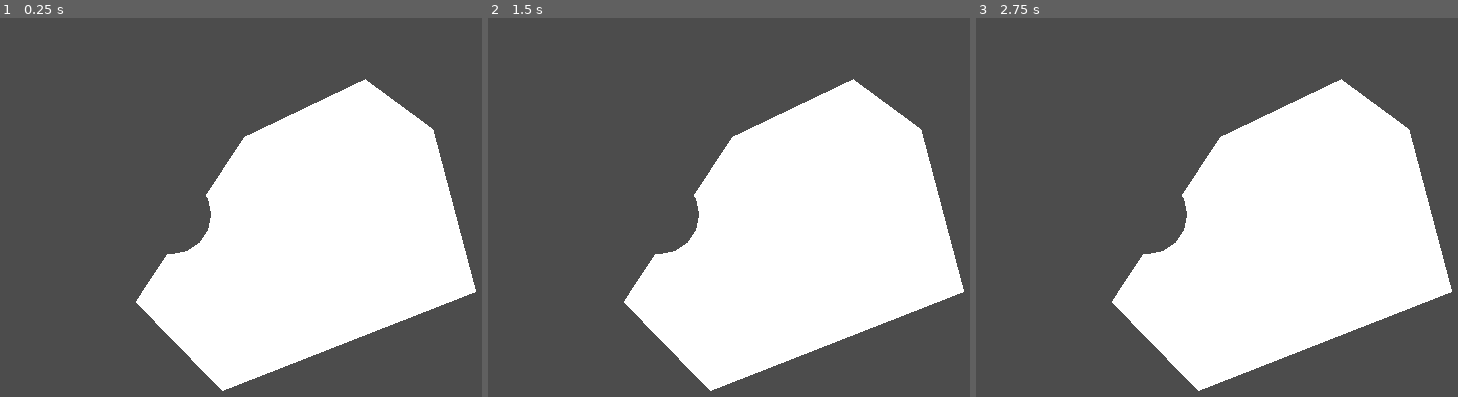
Above: before the commit, frames 1-3 (left to right).
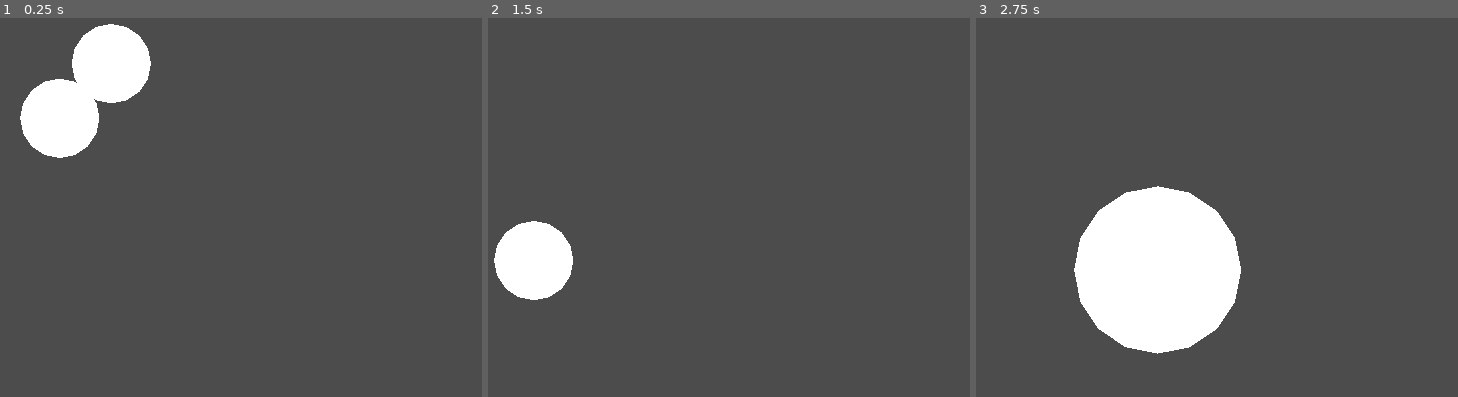
Above: after the commit, the same moments.

Repository: accmltr/top-down-defense
Game: Godot game, scene res://Scenes/pathfindingTestScene.tscn
Two runs of this game, one before a commit and one after it. Both use one fixed random seed, a clock stepped at 60 frames per second and the inputs below.
Inputs:
- Up to frame 1 (0.25 s): no input
- Up to frame 2 (1.5 s): tap Enter at 0.5 s
- Up to frame 3 (2.75 s): tap Space at 2 s

The runs differ from the first frame. In frame 1, 40% of the frame differs, in the area x 4-99%, y 1-99%; in frame 2, 37%; in frame 3, 33%.

Commit message:
Merge islands with mergeDist=0 works. Just need to make it fill gaps if mergeDist > 0

Diff:
--- a/Top-down Defense (Godot Project)/Scenes/pathfindingTestScene.tscn
+++ b/Top-down Defense (Godot Project)/Scenes/pathfindingTestScene.tscn
@@ -16,7 +16,7 @@
 [node name="Circle Colliders" type="Node" parent="."]
 
 [node name="turret1" type="CollisionShape2D" parent="Circle Colliders"]
-position = Vector2( 432, 323 )
+position = Vector2( 271, 382 )
 shape = SubResource( 1 )
 
 [node name="turret2" type="CollisionShape2D" parent="Circle Colliders"]
@@ -24,7 +24,7 @@
 shape = SubResource( 1 )
 
 [node name="turret3" type="CollisionShape2D" parent="Circle Colliders"]
-position = Vector2( 365, 122 )
+position = Vector2( 355, 130 )
 shape = SubResource( 1 )
 
 [node name="Wall" type="CollisionShape2D" parent="Circle Colliders"]
--- a/Top-down Defense (Godot Project)/Scripts/Pathfinder.gd
+++ b/Top-down Defense (Godot Project)/Scripts/Pathfinder.gd
@@ -6,71 +6,85 @@
 onready var circle_colliders = get_node("../Circle Colliders")
 
 func _ready():
-	var cols = circle_colliders.get_children()
-	var p = makeCirclePolygon(cols[0].shape.radius)
-	var p_transformed = cols[0].global_transform.xform(p)
+	var circles = PoolVector3Array()
+	for col in circle_colliders.get_children():
+		var r = col.shape.radius
+		var pos = col.global_position
+		circles.append(Vector3(pos.x, pos.y, r))
 
-	poly2D.polygon = Geometry.clip_polygons_2d(poly2D.polygon, p_transformed)[0]
+	var islands = makeIslandPolies(circles)
+
+	while true:
+		for i in islands:
+			poly2D.polygon = i
+			yield(get_tree().create_timer(1), "timeout")
 
 
 
-func organizeIntoIslands(merge_distance: float = 0):
+func makeIslandPolies(circles: PoolVector3Array, merge_distance: float = 0) -> Array:
 	# Takes the circle shapes from turrets/walls and organizes them into groups that should get merged together with filled spaces.
 	var islands = [] # Array of PoolVector3Arrays with elemnts of type (x_pos, y_pos, radius)
 
-	for col in circle_colliders.get_children():
-		var r = col.shape.radius
-		var pos = col.global_position
-		var element = Vector3(pos.x, pos.y, r)
-
+	for c in circles:
 		var belong_to = [] # record which islands element belongs to by saving island index
 		for i in islands.size():
-			for circle in i:
-				if pos.distance_to(Vector2(circle.x, circle.y)) - (r+circle.y) < merge_distance:
+			for c2 in islands[i]:
+				if Vector2(c.x, c.y).distance_to(Vector2(c2.x, c2.y)) - c.z - c2.z < merge_distance:
 					belong_to.append(i)
 					break
 
 		# Merge or create islands as neccesary:
 		if belong_to.size() == 0:
-			islands.append(PoolVector3Array([element]))
+			islands.append(PoolVector3Array([c]))
 		else:
-			islands[belong_to[0]].append(element)
-
+			var t = islands[belong_to[0]] # temp variable to store PV3Array
+			t.append(c)
+			islands[belong_to[0]] = t
 			var m = PoolVector3Array() # merged island
-
 			for i in belong_to:
 				for e in islands[i]:
 					m.append(e)
-
 			var new_islands = [m]
-
 			for i in islands.size():
 				if !belong_to.has(i):
 					new_islands.append(islands[i])
-
 			islands = new_islands
 
-		# Go through every island and create them:
+	# Go through every island and create its polygon:
+	var islandPolies = []
+	for i in islands.size():
+		var ci = islands[i][0]
+		islandPolies.append(makeCirclePolygon(ci.z, Vector2(ci.x, ci.y)))
+		var doneAppended = []
+		var lastAppended = [ci]
+		while !lastAppended.empty():
+			var la = []
+			for c in lastAppended:
+				for c2 in islands[i]:
+					if c2 != c && !doneAppended.has(c2):
+						if Vector2(c.x, c.y).distance_to(Vector2(c2.x, c2.y)) - c.z - c2.z < merge_distance:
+							islandPolies[i] = mergeCircleToPoly(islandPolies[i], c2)
+							la.append(c2)
+							doneAppended.append(c2)
+			lastAppended = la
 
-# UNFINISHED:
-func mergeCircles(merge_distance: float, c1: Vector3, c2: Vector3) -> PoolVector2Array:
-	var p1 = shiftPolygon(makeCirclePolygon(c1.y), Vector2(c1.x, c1.y))
-	var p2 = shiftPolygon(makeCirclePolygon(c2.y), Vector2(c2.x, c2.y))
-
-	return Geometry.merge_polygons_2d(p1, p2)[0] as PoolVector2Array
-
-func shiftPolygon(poly: PoolVector2Array, offset: Vector2):
-	var res = PoolVector2Array()
-	for pt in poly:
-		res.append(pt + offset)
-	return res
+	return islandPolies
 
 
-func makeCirclePolygon(radius: float, vertices: float = 16) -> PoolVector2Array:
+# UNFINISHED: Needs to fill gap with rect.
+func mergeCircleToPoly(p: PoolVector2Array, c: Vector3) -> PoolVector2Array:
+	var cPoly = makeCirclePolygon(c.z, Vector2(c.x, c.y))
+
+	# Make sure to merge rect to cPoly:
+
+	return Geometry.merge_polygons_2d(p, cPoly)[0] as PoolVector2Array
+
+
+func makeCirclePolygon(radius: float, pos: Vector2 = Vector2.ZERO, vertices: float = 16) -> PoolVector2Array:
 	var arm = Vector2.RIGHT * radius
 	var points = PoolVector2Array()
 
 	for i in vertices:
-		points.append(arm.rotated(i * 2.0 * PI / vertices))
+		points.append(arm.rotated(i * 2.0 * PI / vertices) + pos)
 
 	return points
